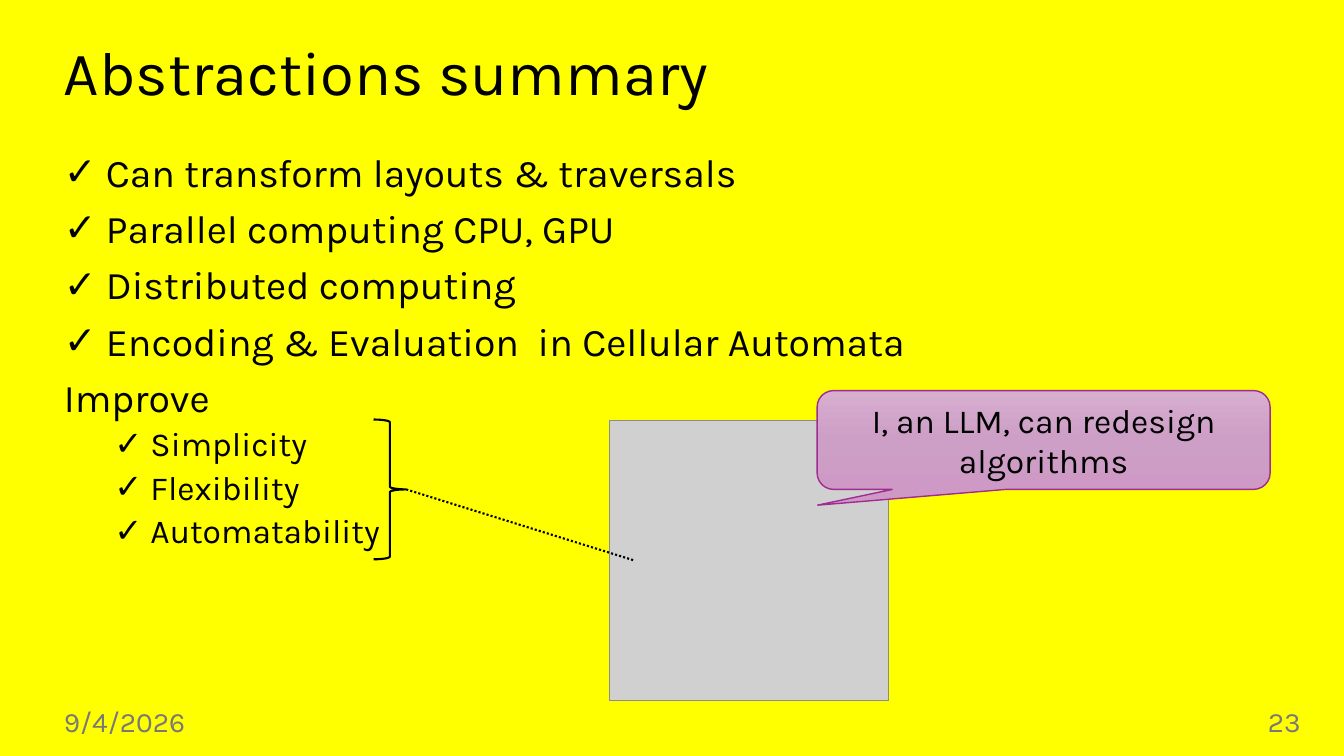
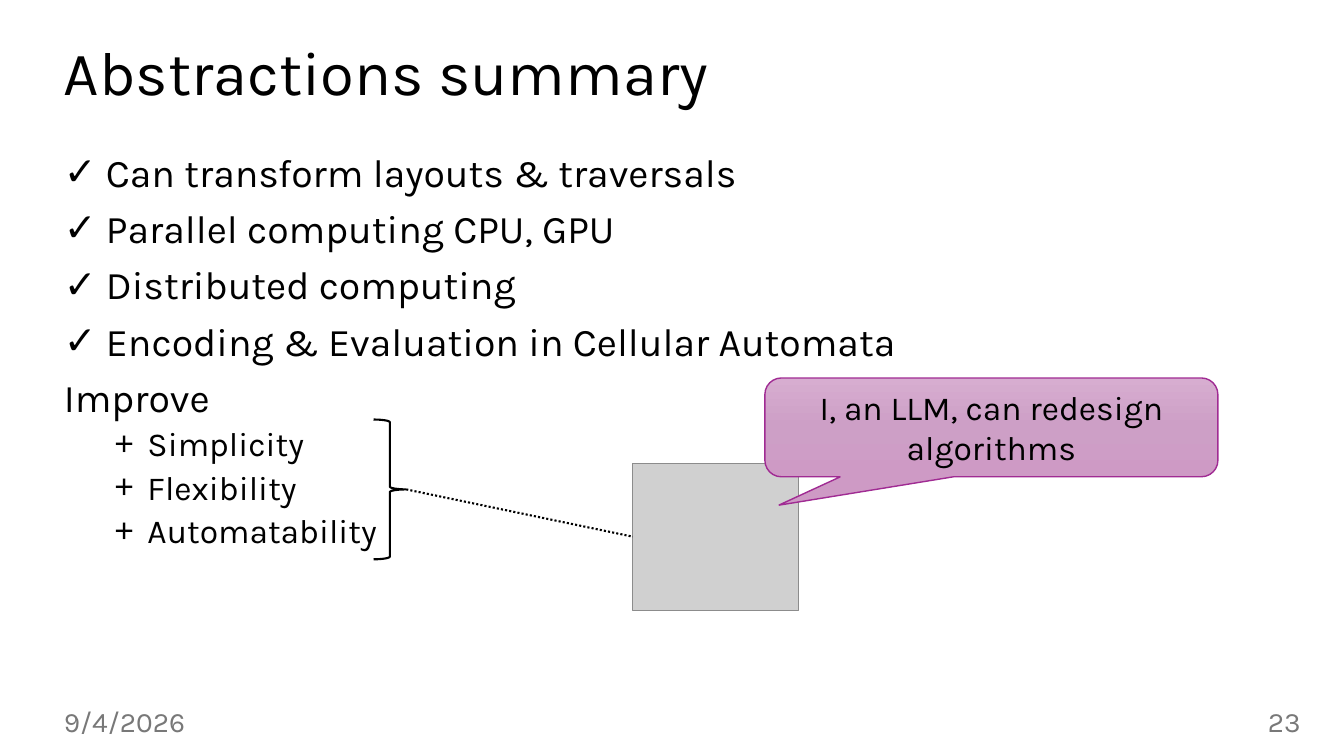
Before and after one commit to jiriklepl/phd-thesis, a slide deck: slide 23 of slides/Optimizing Memory Layouts and Traversal Orders in High-Performance Computing.pptx. Drawn at 1344x756 pixels with LibreOffice and Linux fonts; fonts in the diff are those of the drawing; grey boxes stand for pictures; background and template pictures are left out. Boxes give left, top, right and bottom in pixels: in the first picture for what was removed or moved away, otherwise in the second. Text is boxed around its words. In the diff, an @@ line names an element or a change of style, - is before the commit and + after.

```diff
--- a/slides/Optimizing Memory Layouts and Traversal Orders in High-Performance Computing.pptx
+++ b/slides/Optimizing Memory Layouts and Traversal Orders in High-Performance Computing.pptx
@@ background #FFFF00 to #FFFFFF @@
@@ rounded speech box "I, an LLM, can redesign ..." moved from (x1=818, y1=391, x2=1270, y2=490) to (x1=765, y1=378, x2=1218, y2=477) @@
@@ rounded speech box "I, an LLM, can redesign ..." at (x1=765, y1=378, x2=1218, y2=477): proportions changed @@
@@ text at (x1=147, y1=433, x2=376, y2=552): bullet ✓ to + @@
@@ picture removed at (x1=609, y1=421, x2=888, y2=701) @@
@@ picture added at (x1=633, y1=463, x2=800, y2=610) @@
@@ line moved from (406, 490) - (634, 561) to (406, 490) - (633, 536) @@
```
Also in this commit, not shown: 23 other slides changed.
